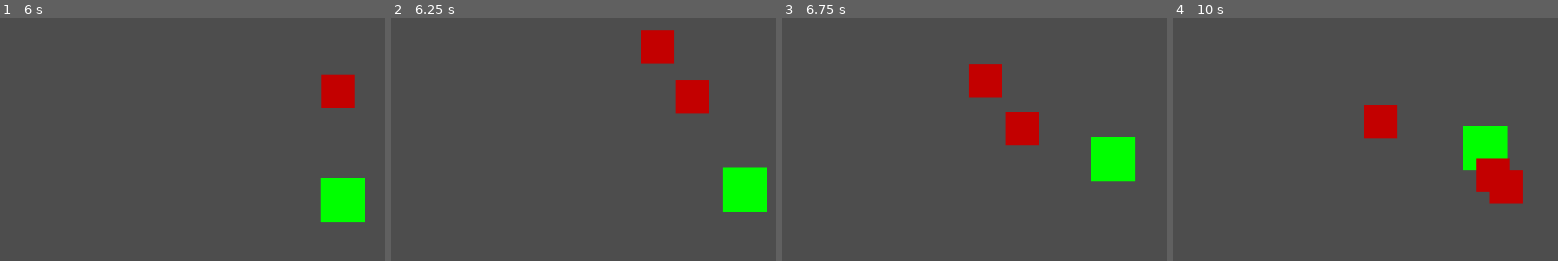
Above: before the commit, frames 1-4 (left to right).
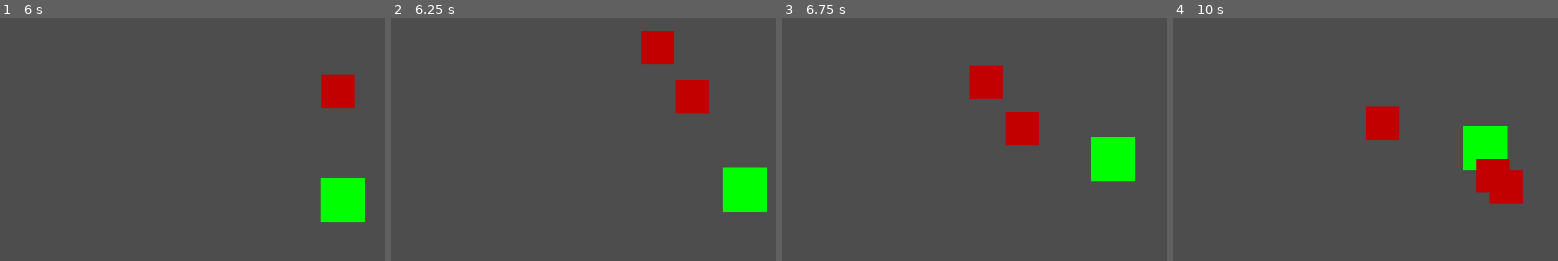
Above: after the commit, the same moments.

Repository: NemoDacremont/vampire_le_survivant
Game: Godot game, scene res://src/maps/first_map/map.tscn
Two runs of this game, one before a commit and one after it. Both use one fixed random seed, a clock stepped at 60 frames per second and the inputs below. The project has no main scene, so this scene is started directly.
Inputs:
- Up to frame 1 (6 s): tap Enter at 0.5, 2.75 s; hold D (move_right) 0.53-1.28 s; tap Space at 1.25 s; hold S (move_down) 1.28-2.03 s; hold D (move_right) 2.03-2.78 s; hold W (move_up) 2.78-3.53 s; hold A (move_left) 3.53-5.03 s; hold S (move_down) 5.03-5.78 s; hold D (move_right) from 5.78 s (still down)
- Up to frame 2 (6.25 s): keep holding D (move_right)
- Up to frame 3 (6.75 s): release D (move_right) at 6.53 s; hold W (move_up) from 6.53 s (still down)
- Up to frame 4 (10 s): release W (move_up) at 7.28 s; hold D (move_right) 7.28-8.03 s; hold S (move_down) 8.03-8.78 s; hold A (move_left) 8.78-9.53 s; hold W (move_up) from 9.53 s (still down)

Frame 1 is identical in both runs. In frame 2, less than 0.1% of the frame differs, in the area x 64-74%, y 4-19%; in frame 3, 0.2%; in frame 4, 0.4%, in the area x 49-88%, y 35-73%.

Commit message:
timer node to spawn enemies and function to spawn enemies more efficiently

Diff:
--- a/src/maps/first_map/map.gd
+++ b/src/maps/first_map/map.gd
@@ -6,24 +6,22 @@
 @onready var first_enemy = load("res://src/enemies/enemy.tscn")
 var enemies: Array
 var player: Node2D
-var spawn_timer: float
 var spawn_rate: float
 
 func _ready():
+	enemies.append(first_enemy)
 	start_game()
 
 # Called every frame. 'delta' is the elapsed time since the previous frame.
 func _process(delta):
-	spawn_timer += delta
-
-	if spawn_timer > spawn_rate:
-		spawn_enemy(first_enemy, Vector2(0, 0))
-		spawn_timer = 0
+	pass
 
 
 func start_game():
 	set_up_player()
 	set_up_enemies()
+	$Timers/SpawnEnemyTimer.wait_time = spawn_rate
+	$Timers/SpawnEnemyTimer.start()
 
 func game_over(player: Node2D) -> void:
 	player.queue_free()
@@ -42,3 +40,12 @@
 	enemy.init(player)
 	enemy.position = spawn_position
 	self.get_node("Enemies").add_child(enemy)
+
+func randomEnemy() -> int:
+	return 0
+
+func randomSpawn(origin: Node2D) -> Vector2:
+	return Vector2(0, 0)
+
+func _on_spawn_enemy_timer_timeout():
+	spawn_enemy(enemies[randomEnemy()], randomSpawn(player))
--- a/src/maps/first_map/map.tscn
+++ b/src/maps/first_map/map.tscn
@@ -11,3 +11,10 @@
 script = ExtResource("2_ayhjx")
 
 [node name="Enemies" type="Node" parent="."]
+
+[node name="Timers" type="Node" parent="."]
+
+[node name="SpawnEnemyTimer" type="Timer" parent="Timers"]
+process_callback = 0
+
+[connection signal="timeout" from="Timers/SpawnEnemyTimer" to="." method="_on_spawn_enemy_timer_timeout"]
